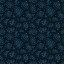
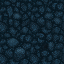
Before/after of a 64 x 64 layered artwork. What changed in the layer stack:
added layer "Layer 1 copy 5" above "Layer 3" over [0, 0, 63, 64]
added layer "Layer 3" above "Layer 1 copy 6" over [34, 29, 64, 63]
added layer "Layer 1 copy 6" above "Layer 1 copy 3" over [17, 32, 64, 64]
painted on "Layer 1 copy 3" over [0, 0, 64, 64]
removed layer "Layer 1 copy 2" over [32, 32, 64, 64]
removed layer "Layer 1 copy" over [32, 0, 64, 32]
removed layer "Layer 1" over [0, 0, 32, 32]
added layer "Layer 1 copy 4" over [0, 0, 32, 32]
